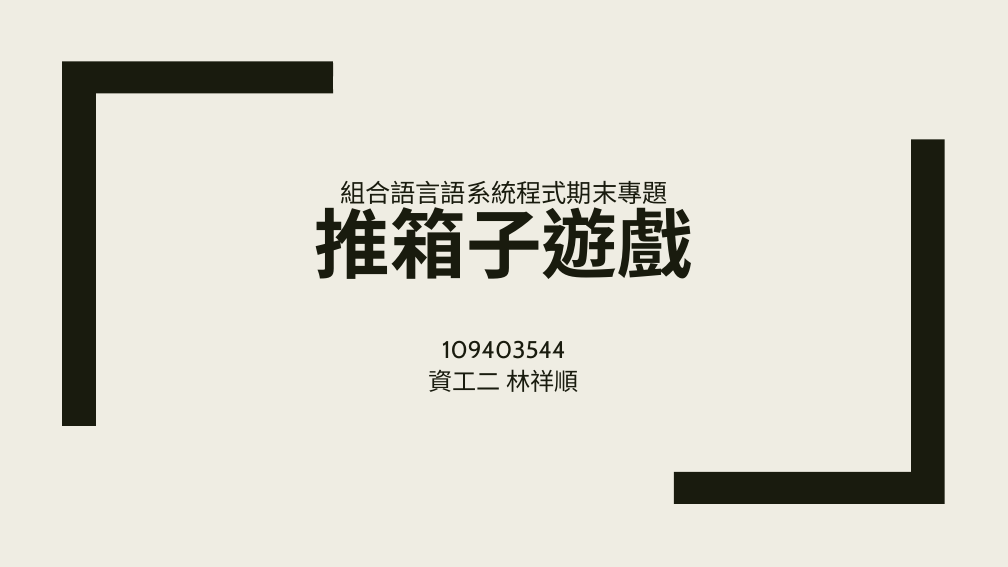
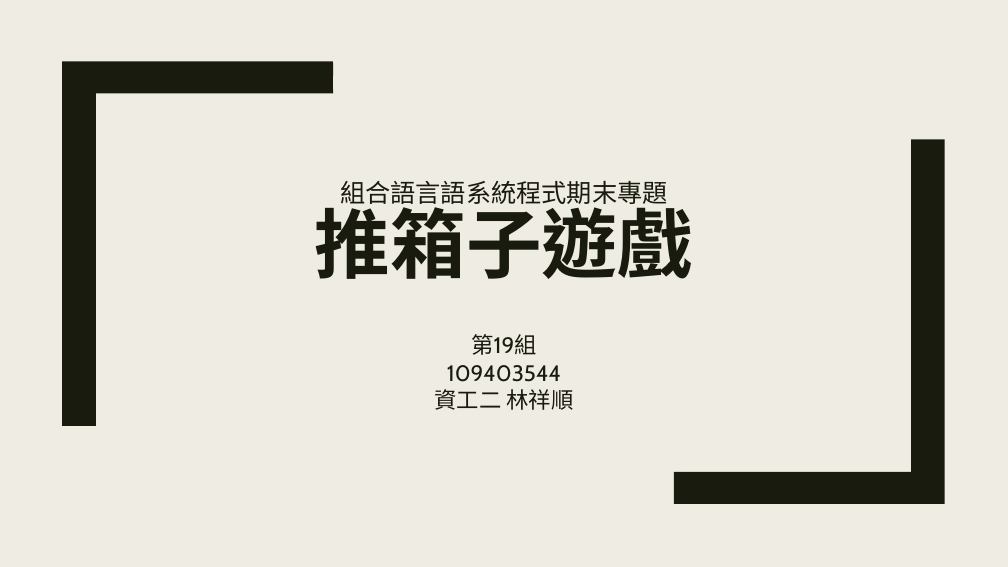
Before and after one commit to lin157644/ncu-asm-final-project, a slide deck: slide 1 of group19.pptx. Drawn at 1008x567 pixels with LibreOffice and Linux fonts; fonts in the diff are those of the drawing. Boxes give left, top, right and bottom in pixels: in the first picture for what was removed or moved away, otherwise in the second. Text is boxed around its words. In the diff, an @@ line names an element or a change of style, - is before the commit and + after.

```diff
--- a/group19.pptx
+++ b/group19.pptx
@@ subtitle at <box>471,334,536,355</box>: paragraph added @@
+第19組
@@ subtitle at <box>435,365,573,410</box>: size 23 to 21.3 pt in "109403544", "資工二 林祥順"; line spacing 1.12 to 1.02 @@
```
Also in this commit, not shown: 3 other slides changed, 3 other files.
